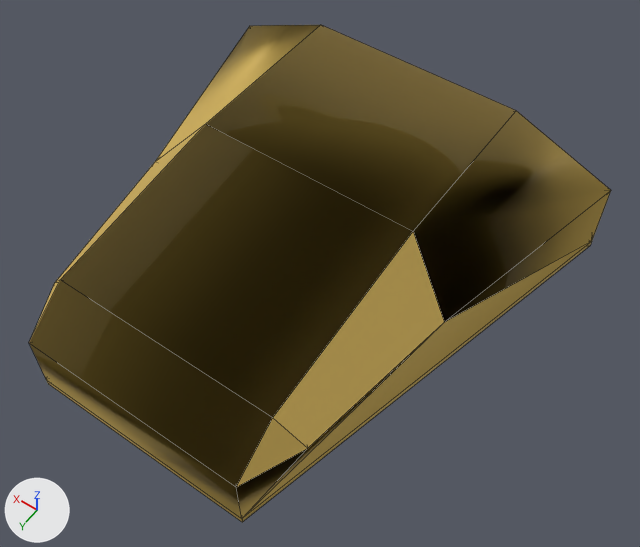
A saved change to the OBJ model models/stadium.obj.
Rendered twice from a camera (50 mm lens) standing at (-22.1, 27.8, 46.3) and looking at (-2.4, 0.3, 3.0). The axes (+X, +Y, +Z) are drawn at lower left. The lights are the same throughout. Mesh edges are drawn as thin lines. Where no turn or scale is listed for an object, it has been applied to the vertices.

Script lines for the objects in view, before the commit:
```python
me_stadium = bpy.data.meshes.new('stadium')
me_stadium.from_pydata(...)  # 90 vertices, 135 faces; spans x -14.6..14.6, y -14.5..14.7, z -0.2..8.7
me_stadium.materials.append(mat_material_001)  # yellow #cbab54
ob_stadium = bpy.data.objects.new('stadium', me_stadium)
ob_stadium.location = (0.0, 0.0, 0.0)
```
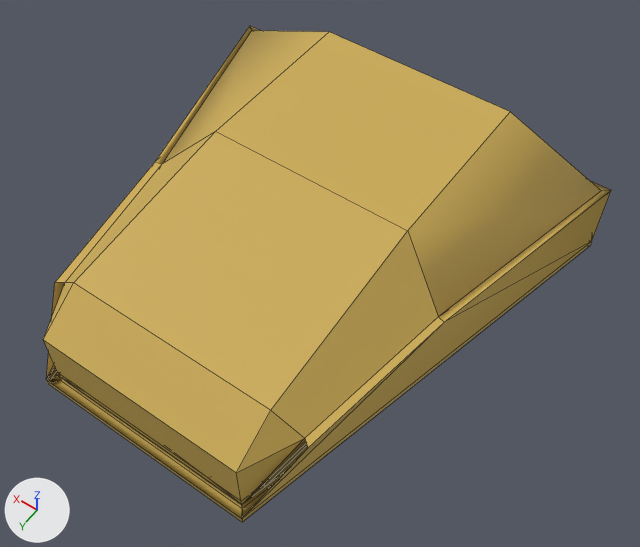
Changed parts and their boxes [x1, y1, x2, y2] in the pictures (640 x 547 px):
'stadium', reshaped
    before: [29, 25, 611, 522]
    after: [43, 26, 611, 522]
part 1 of me_stadium, cut back
    before: [29, 25, 611, 519]
    after: [237, 112, 601, 472]

What changed in the scene script:
```text
Change me_stadium:
    used by ob_stadium; location = (0.0, 0.0, 0.0)
    remove me_stadium.from_pydata(...)  # 90 vertices, 135 faces; spans x -14.6..14.6, y -14.5..14.7, z -0.2..8.7
    add me_stadium.from_pydata(...)  # 82 vertices, 111 faces; spans x -14.6..14.6, y -14.5..14.7, z -0.2..8.2
    me_stadium part 1
    8 vertices are removed from x -7.5..7.5, y -13.8..14.7, z 4.2..8.7
    28 faces are deleted
    4 new faces join them
```
